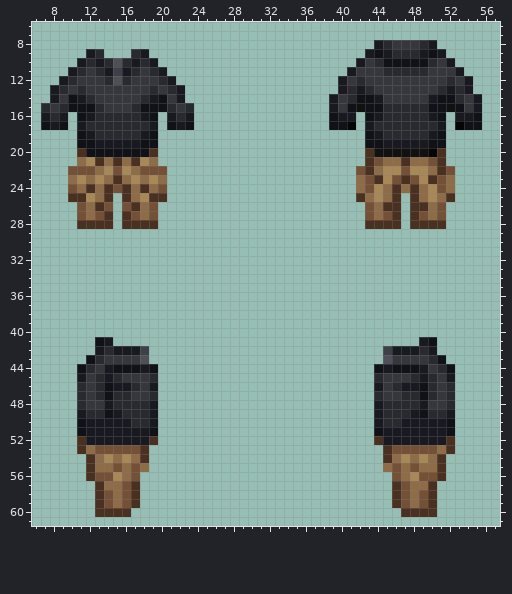
Edited in one commit: pixel-art sprite (Resources/Textures/SS220/Clothing/Uniforms/Jumpsuit/syndicate_tacticool.rsi/equipped-INNERCLOTHING.png). The picture above was drawn from the file before the commit.
The file is 64x64 pixels. Pixels under 10% opacity are left out. Colours within 5 levels of each other are drawn and written as one. Shown: x 6..57, y 6..61.
The result:
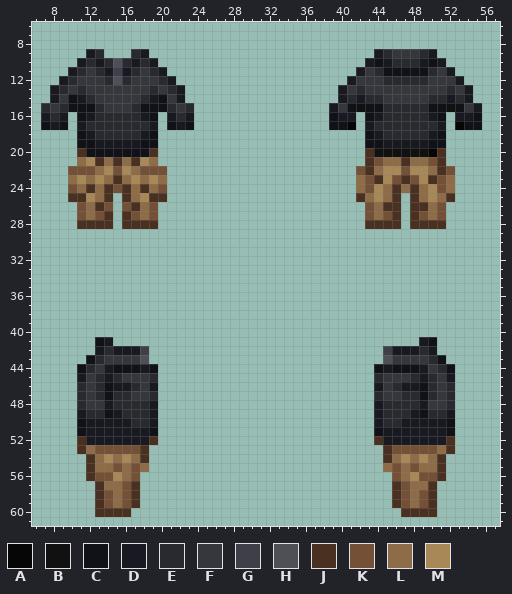
Palette (. is transparent): A #060606  B #111111  C #101218  D #191a21  E #292930  F #36363d  G #3f3f4a  H #4f4f58  J #493020  K #745036  L #8d6c47  M #a88856
From old to new:
@@ x 37..57 @@
  7 .....................
- 8 .......DEFFFED.......
- 9 ......DCDEEEDCD......
-10 .....DFECCCCCEFD.....
-11 ....DFFFEEEEEFFFD....
-12 ...DFEFFFFFFFFFEFD...
-13 ...DEDEFFFFFFFEDED...
-14 ..DFECCDFFFFFDCCEFD..
+ 8 .....................
+ 9 .......DEFFFED.......
+10 ......DCDEEEDCD......
+11 .....DFECCCCCEFD.....
+12 ....DFFFEEEEEFFFD....
+13 ...DFEFFFFFFFFFEFD...
+14 ...DEDEEFFFFFEEDED...
 15 ..DFCBCCEEEEECCBCFD..
Boxes around the changes in both pictures, in picture pixels (x1, y1, x2, y2):
changed: (329, 40, 482, 103)
